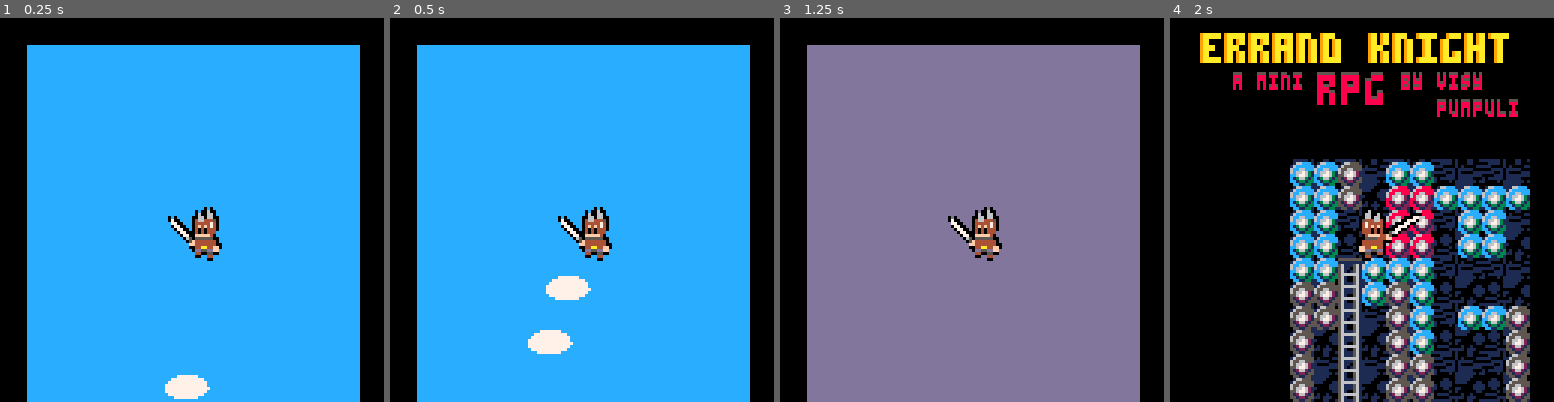
Above: before the commit, frames 1-4 (left to right).
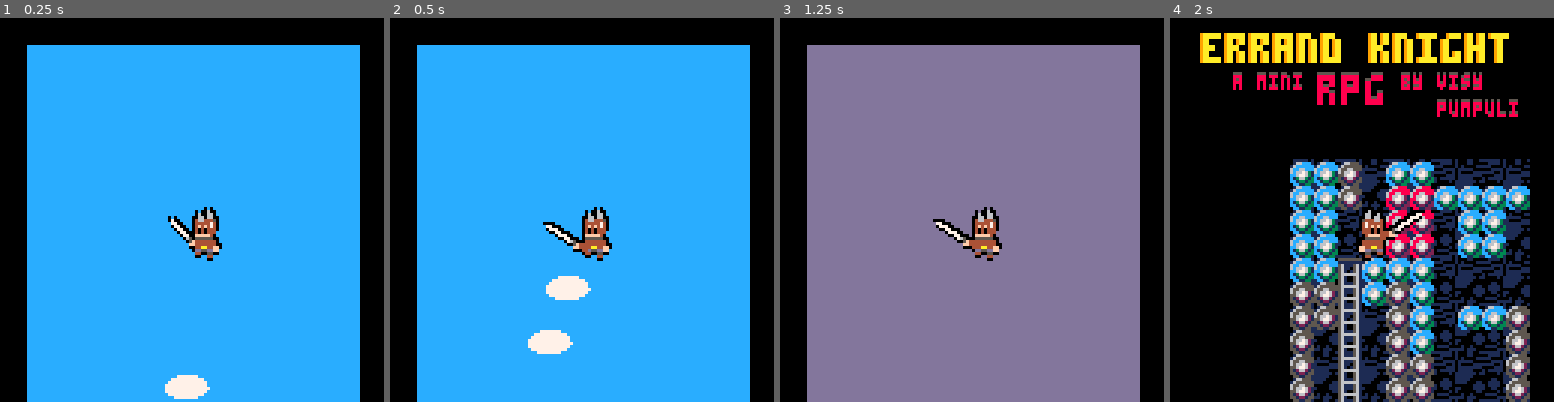
Above: after the commit, the same moments.

Repository: visy/errandknight
Game: PICO-8 cartridge knight.p8
Same seed, same stepped clock (60 frames per second), same inputs: the game is played once before the commit and once after it.
Inputs:
- Up to frame 1 (0.25 s): no input
- Up to frame 2 (0.5 s): tap X (X key) at 0.33 s
- Up to frame 3 (1.25 s): tap O (Z key) at 0.7 s; tap X (X key) at 1.07 s
- Up to frame 4 (2 s): hold Right from 1.6 s (still down); tap O (Z key) at 1.7 s; tap X (X key) at 1.85 s

Frame 1 is identical in both runs. In frame 2, 0.5% of the frame differs, in the area x 39-52%, y 51-62%; in frame 3, 0.4%; in frame 4, 0.2%.

Commit message:
bugfixes (item distance calc) and rebalancing

Diff:
--- a/knight.p8
+++ b/knight.p8
@@ -1,6 +1,9 @@
 pico-8 cartridge // http://www.pico-8.com
 version 35
 __lua__
+-- errand knight
+-- by visy & pumpuli
+
 gravity=0.1
 intro = 2
 cheat = 0
@@ -272,14 +275,14 @@
 
 	if (po.attack > 0) then
 		po.atime+=1
-		if (po.atime >= po.aspeed-po.level) then
+		if (po.atime >= po.aspeed-(po.level/2)) then
 			po.attack+=1
 			po.atime = 0
 		end
 
 		if (po.attack == 6) then
 		 po.attack = 0
-		 po.acooltimer = po.acooldown-((po.level-1)*2)
+		 po.acooltimer = po.acooldown-((po.level-1)*1.2)
 		end
 	end
 
@@ -548,8 +551,20 @@
 	add(heals,heal)
 end
 
+function getattackpower()
+		dmg = 2
+		extra = 0
+		if (player.weapon == 37) then
+			extra = 10
+		end
+		dmg+=(player.level-1)*4
+		dmg+=extra
+		return dmg
+end
+
 function wallerlogic(e)
 end
+
 
 function updateenemies()
 	-- enemies
@@ -630,20 +645,15 @@
 		enemy.x-=enemy.dx*3
 		end
 
-
-		dmg = 10
-		extra = 0
-		if (player.weapon == 37) then
-			extra = 10
-		end
-		dmg+=(player.level-1)*5
-		dmg+=extra
-		enemy.hp-=dmg
-		damage(enemy,dmg)
-		pushtarget(player,enemy,true)
-
-		enemy.iframes = 16
-		if (enemy.hp <= 0) then
+		dmg = getattackpower()
+
+		if (enemy.hp > 0 and enemy.dead == false) then
+			enemy.hp-=dmg
+			damage(enemy,dmg)
+			pushtarget(player,enemy,true)
+
+			enemy.iframes = 16
+		else
 			sfxi(7)
 			enemy.dead = true
 			enemy.deathframes = 16
@@ -733,6 +743,11 @@
 		else s.far = true
 		end
 
+		s.spawnlimit = 1+flr(player.level/2)
+		if (s.spawnlimit > s.spawnlimitmax) then
+			s.spawnlimit = s.spawnlimitmax
+		end
+
 		if (s.far == false) then
 			s.spawnframes-=1
 			if (s.spawncount < s.spawnlimit and s.spawnframes == 0) then
@@ -743,7 +758,7 @@
 					maybespawnitem(s.x-8,s.y,item_key)
 				end
 				if (s.enemytype == enemy_slime) then
-					hpval = 20+flr(rnd(20))
+					hpval = (player.level/2)*4+flr(rnd(4))
 		 		enemy ={x = s.x - 16,
 		 		        y = s.y - 12,
 					 						animspeed = 4+rnd(12),
@@ -754,8 +769,7 @@
 											 friction=0.4,
 											 bh=bh_patrol,
 											 souls=flr(hpval*1.25),acooldown=4,
-											 dmg = 10,
-										 }
+											 dmg = flr(hpval/2),										 }
 
 					enemy.type = enemy_slime
 
@@ -777,7 +791,7 @@
 		x = it.x
 		y = it.y
 
-		idd = dist(x+4,y,player.x+4,player.y+10)
+		idd = pd(x+4,y,player.x+4,player.y+10)
 		if (idd < 8) then
 			rm = { i = i, tt = it.tt}
 			add(rmd,rm)
@@ -841,7 +855,8 @@
 	ww = flr(128+rnd(128))
 	o.spawnframes = ww
 	o.spawntime = ww
-	o.spawnlimit = 3
+	o.spawnlimit = 1
+	o.spawnlimitmax = 4
 	o.spawncount = 0
 	o.enemytype = mi
 	o.spawner = spawnerid
@@ -1116,14 +1131,6 @@
 mapspeed = 2
 mapoffs = 0
 
-function pythag(a,b)
-  return sqrt(a^2+b^2)
-end
-
-function dist( x1, y1, x2, y2 )
-	return abs(pythag(x1-x2,y1-y2))
-end
-
 function approx_dist(dx,dy)
  local maskx,masky=dx>>31,dy>>31
  local a0,b0=(dx+maskx)^^maskx,(dy+masky)^^masky
@@ -1310,19 +1317,31 @@
 	spr(34,0,0,1,1)
 	spr(35,50,0,1,1)
 
-	spr(11,127-42,-1)
-	spr(57,127-40,0)
-	spr(11,127-32,-1)
-	spr(11,127-24,-2)
-	spr(9,127-16,-2)
-	spr(11,127-8,-1)
+	xo = 0+cos(time()*0.1)+sin(time()*0.133)*3
+	yo = 2+sin(time()*0.1)+cos(time()*0.15)*2
+	yo2 = 2+sin(0.1+time()*0.1)+cos(time()*0.15)*2
+	yo3 = 2+sin(0.2+time()*0.1)+cos(time()*0.15)*2
+
+	spr(11,xo+127-42,yo+-1)
+	spr(57,xo+127-40,yo2+0)
+	spr(11,xo+127-32,yo3+-1)
+	spr(11,xo+127-24,yo2+-2)
+	spr(9,xo+127-16,yo+-2)
+	spr(11,xo+127-8,yo2+-1)
 
 	palt(0,false)
-	spr(25,127-24,0,3,1)
+	spr(25,127-22,0,3,1)
 
 	print("key:"..pad(""..player.keys,2),45,122,10)
 	print("soul:"..pad(""..player.souls,3),71,122,12)
 	print("     lvl:" ..pad(""..player.level,2),85,122,7)
+
+	dmg = getattackpower()
+
+	palt(0,true)
+	for i=1,dmg,1 do
+		spr(108,0,16+(i/2)*8)
+	end
 
 	if shopmode == 1 then
 		--top
@@ -1337,7 +1356,7 @@
 
 		rectfill(shopitempos.x,shopitempos.y,shopitempos.x+16,shopitempos.y+64,0)
 
-		pal(12,armor[player.level])
+		pal(12,armor[player.level/2])
 		sspr(9*8,16,8,8,shopitempos.x-16,shopitempos.y+cos(time()*1)*2,16+cos(time()*1)*2,16+sin(time()*0.5)*2)
 
 		sspr(10*8,0,8,8,shopitempos.x-cos(time()*1)*2,shopitempos.y-sin(time()*1)*2,16+cos(time()*1)*2,16+sin(time()*1)*2)
@@ -1650,12 +1669,12 @@
 00000000000000000000000000000000000000000000000000000000000000000000000000000000000000000000000000000000000000000000000000000000
 00000000000000000000000000000000000000000000000000000000000000000000000000000000000000000000000000000000000000000000000000000000
 0288288008ee8ee00e22e22000000000900090000900090009000000000900090000000000007777777000000000000000000000000600600006006055555555
-28ee8e288e22e28ee28828e200000000090000090000000900000090090000900000000000777777777770000000000000000000006606600066066011111111
-28eeee288e22228ee28888e200000000000990000009900090099000000990000000000007777777777777000000000000000000006606600066066056100561
-28eeee288e22228ee28888e200000000009aa900909aa900009aa909009aa90000000000777777777777770000000000000000000c66ccc50c66ccc556100561
-28eeee288e22228ee28888e200000000909aa900009aa900009aa900009aa90900000000777777777777777000000000000000000ccccccc0ccccccc56100561
-028ee28008e228e00e288e20000000000009900900099000000990000009900000000000777777777777770000000000000000000ccccccc0ccccccc56666661
-00282800008e8e0000e2e200000000000900000009000090900000909000000000000000077777777777700000000000000000000ccccccc0ccccccc56100561
+28ee8e288e22e28ee28828e2000000000900000900000009000000900900009000000000007777777777700000000000000dd000006606600066066011111111
+28eeee288e22228ee28888e200000000000990000009900090099000000990000000000007777777777777000000000000dccd00006606600066066056100561
+28eeee288e22228ee28888e200000000009aa900909aa900009aa909009aa900000000007777777777777700000000000dc11cd00c66ccc50c66ccc556100561
+28eeee288e22228ee28888e200000000909aa900009aa900009aa900009aa90900000000777777777777777000000000dc1001cd0ccccccc0ccccccc56100561
+028ee28008e228e00e288e20000000000009900900099000000990000009900000000000777777777777770000000000c100001c0ccccccc0ccccccc56666661
+00282800008e8e0000e2e200000000000900000009000090900000909000000000000000077777777777700000000000100000010ccccccc0ccccccc56100561
 000080000000e00000002000000000000000009090009000000900090090009000000000000777777770000000000000000000000cccccccffcccccc56100561
 1111111111111111101110111011101101110111011101110101010101010101000100010001000100010001000100010000000000cffffcffcffffc56100561
 11111111111111111110111011101110101010101010101010101010101010101010101010101010010001000100010000000000ff5555550055555556666661
Not shown, changed: the thumbnail (__label__) section of knight.p8
